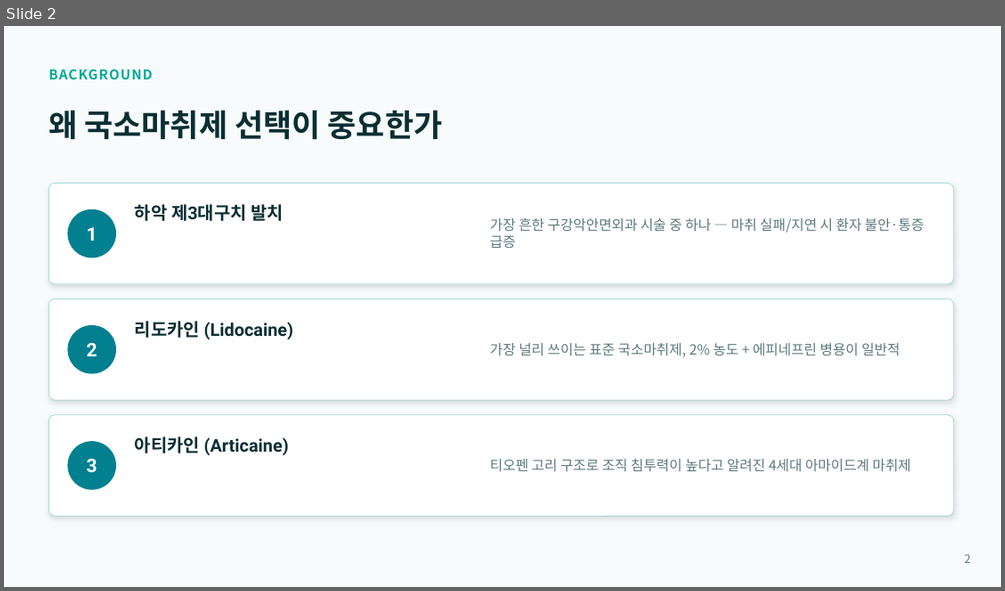
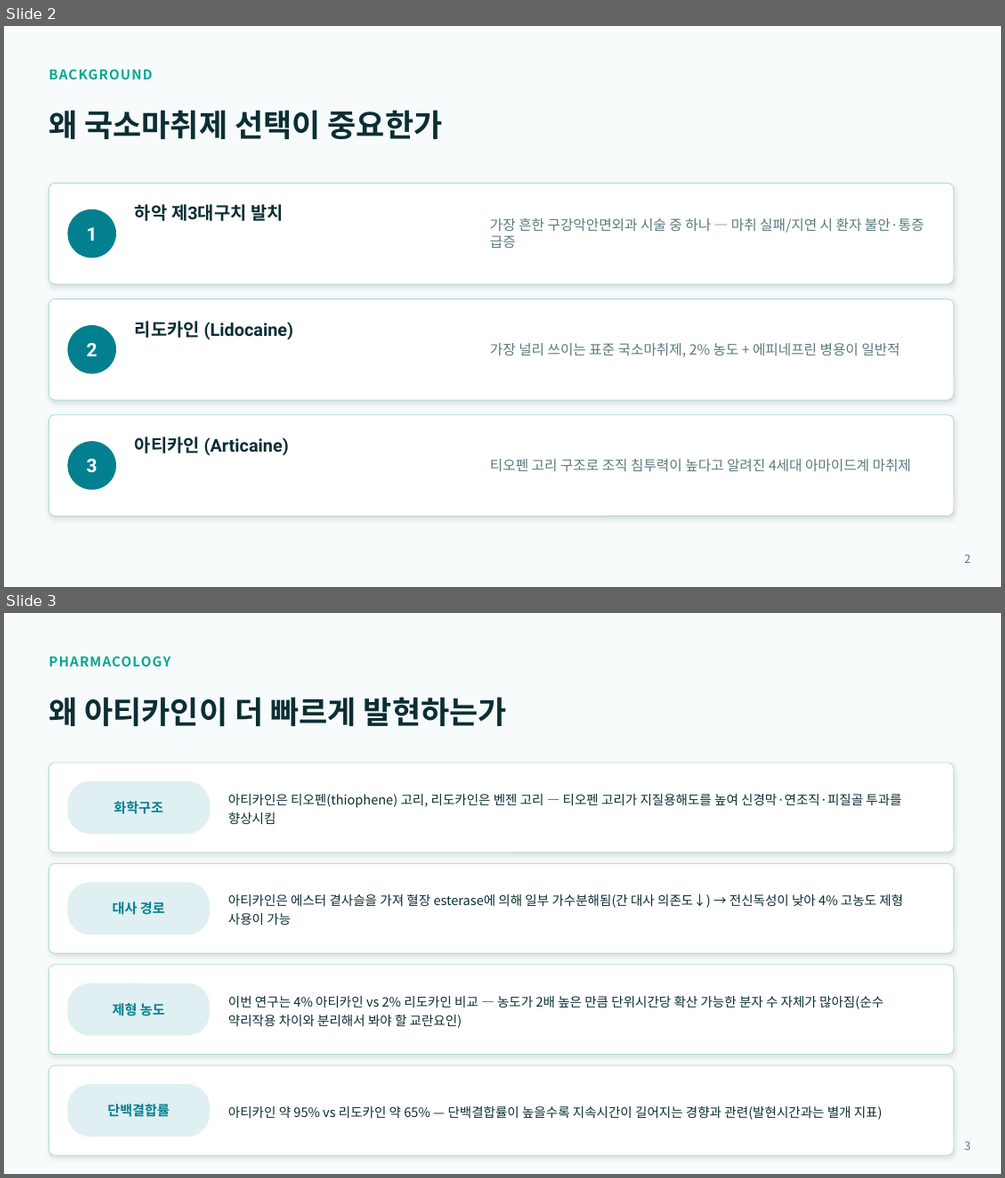
Before and after one commit to yojokem/-, a slide deck: 치과약리학실험2-논문발표/치과약리학실험2_논문발표.pptx. Shown one above the other, each under a label of ours: slide 2 before the commit, slides 2 and 3 after it. The pictures are 1005x591 and 1005x1178 pixels, drawn with LibreOffice and Linux fonts; fonts in the diff are those of the drawing. Boxes give left, top, right and bottom in pixels: in the first picture for what was removed or moved away, otherwise in the second. Text is boxed around its words. In the diff, an @@ line names an element or a change of style, - is before the commit and + after.

```diff
--- a/치과약리학실험2-논문발표/치과약리학실험2_논문발표.pptx
+++ b/치과약리학실험2-논문발표/치과약리학실험2_논문발표.pptx
@@ slide 3 added at (4, 613, 1001, 1174), background #F7FBFB @@
@@ text added at (48, 656, 170, 666), 13 pt, text #00A896, bold @@
+PHARMACOLOGY
@@ text added at (48, 697, 507, 727), 30 pt, text #0B2E33, bold @@
+왜 아티카인이 더 빠르게 발현하는가
@@ rounded rectangle added at (48, 763, 954, 852), fill #FFFFFF, outline #00A896 0.75 pt @@
@@ rounded rectangle added at (67, 781, 210, 834), fill #028090 at 12% opacity @@
@@ text added at (228, 794, 901, 824), 12.5 pt, text #0B2E33 @@
+아티카인은 티오펜(thiophene) 고리, 리도카인은 벤젠 고리 — 티오펜 고리가 지질용해도를 높여 신경막·연조직·피질골 투과를 향상시킴
@@ text added at (113, 801, 163, 814), 13 pt, text #028090, bold @@
+화학구조
@@ rounded rectangle added at (48, 863, 954, 953), fill #FFFFFF, outline #00A896 0.75 pt @@
@@ rounded rectangle added at (67, 882, 210, 934), fill #028090 at 12% opacity @@
@@ text added at (113, 901, 165, 915), 13 pt, text #028090, bold @@
+대사 경로
@@ text added at (228, 893, 903, 925), 12.5 pt, text #0B2E33 @@
+아티카인은 에스터 곁사슬을 가져 혈장 esterase에 의해 일부 가수분해됨(간 대사 의존도↓) → 전신독성이 낮아 4% 고농도 제형 사용이 가능
@@ rounded rectangle added at (48, 965, 954, 1054), fill #FFFFFF, outline #00A896 0.75 pt @@
@@ rounded rectangle added at (67, 983, 210, 1036), fill #028090 at 12% opacity @@
@@ text added at (113, 1003, 165, 1016), 13 pt, text #028090, bold @@
+제형 농도
@@ text added at (228, 996, 883, 1028), 12.5 pt, text #0B2E33 @@
+이번 연구는 4% 아티카인 vs 2% 리도카인 비교 — 농도가 2배 높은 만큼 단위시간당 확산 가능한 분자 수 자체가 많아짐(순수 약리작용 차이와 분리해서 봐야 할 교란요인)
@@ rounded rectangle added at (48, 1065, 954, 1155), fill #FFFFFF, outline #00A896 0.75 pt @@
@@ rounded rectangle added at (67, 1084, 210, 1136), fill #028090 at 12% opacity @@
@@ text added at (107, 1103, 170, 1117), 13 pt, text #028090, bold @@
+단백결합률
@@ text added at (228, 1106, 882, 1119), 12.5 pt, text #0B2E33 @@
+아티카인 약 95% vs 리도카인 약 65% — 단백결합률이 높을수록 지속시간이 길어지는 경향과 관련(발현시간과는 별개 지표)
@@ text added at (964, 1141, 971, 1150), 11 pt, text #5B7A7E @@
+3
```
Also in this commit, not shown: 7 slides changed, 1 other file.
